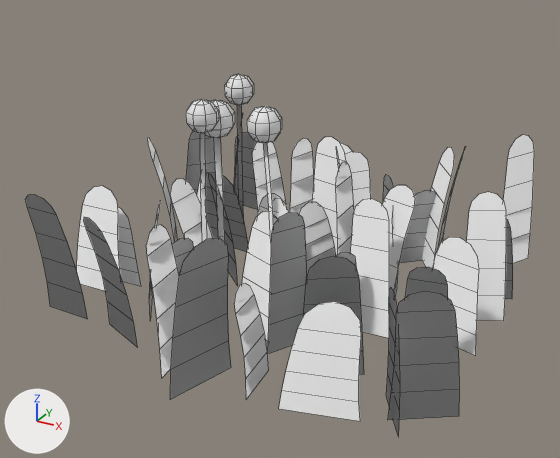
The FBX model Assets/Models/Tile/Grass/grass_thin_1.fbx as it was, and as the next commit left it.
Both versions are drawn from a 50 mm lens placed at (1.382, -1.19, 1.035), pointed at (0.493, 0.426, 0.226). Every picture has the same lights, and +X, +Y and +Z are marked at lower left. The first picture is the older version. Mesh edges are drawn as thin lines. Where no turn or scale is listed for an object, it has been applied to the vertices.

Script lines for the objects in view, before the commit:
```python
me_grass_thin_1 = bpy.data.meshes.new('grass_thin_1')
me_grass_thin_1.from_pydata(...)  # 919 vertices, 421 faces; spans x -0.079..1.061, y -0.061..1.056, z 0.0..0.586
ob_grass_thin_1 = bpy.data.objects.new('grass_thin_1', me_grass_thin_1)
ob_grass_thin_1.location = (0.0, 0.0, 0.0)
```
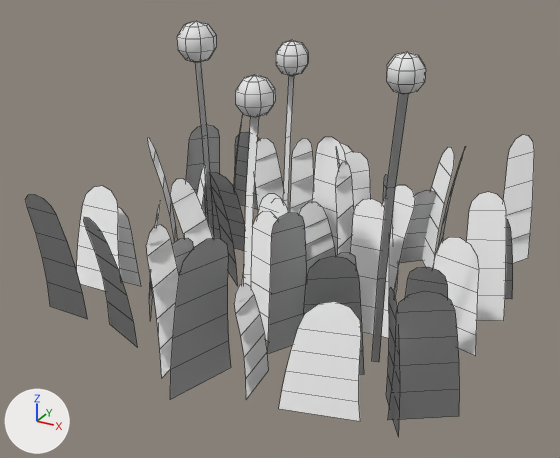
Commit message: Show more flowers on shorter grass so mowing only adds flowers

Diff of the bpy script that builds the scene:
```diff
--- a/Assets/Models/Tile/Grass/grass_thin_1.fbx.py
+++ b/Assets/Models/Tile/Grass/grass_thin_1.fbx.py
@@ me_grass_thin_1 @@
 # used by ob_grass_thin_1; location = (0.0, 0.0, 0.0)
-me_grass_thin_1.from_pydata(...)  # 919 vertices, 421 faces; spans x -0.079..1.061, y -0.061..1.056, z 0.0..0.586
-me_grass_thin_1.vertices[827].co = (0.221, 0.687, 0.0)
-me_grass_thin_1.vertices[828].co = (0.203, 0.691, 0.0)
-me_grass_thin_1.vertices[829].co = (0.22, 0.69, 0.156)  # pixel (243, 202)
-me_grass_thin_1.vertices[830].co = (0.202, 0.693, 0.156)  # pixel (238, 200)
-me_grass_thin_1.vertices[831].co = (0.215, 0.698, 0.313)  # pixel (242, 152)
-me_grass_thin_1.vertices[832].co = (0.198, 0.701, 0.313)  # pixel (237, 151)
-me_grass_thin_1.vertices[833].co = (0.208, 0.712, 0.469)
-me_grass_thin_1.vertices[834].co = (0.191, 0.715, 0.469)
+me_grass_thin_1.from_pydata(...)  # 919 vertices, 421 faces; spans x -0.079..1.061, y -0.061..1.056, z 0.0..0.742
+# me_grass_thin_1 part 1: the loose piece of 34 vertices spanning x 0.485..0.568, y 0.252..0.334, z 0.5..0.586 is scaled about its middle by 1.2, then moved by (-0.278, 0.146, 0.138)
+# me_grass_thin_1 part 2: the loose piece of 34 vertices spanning x 0.276..0.358, y 0.309..0.391, z 0.478..0.564 is scaled about its middle by 1.05, then moved by (0.249, -0.163, 0.115)
+# me_grass_thin_1 part 3: the loose piece of 34 vertices spanning x 0.156..0.243, y 0.669..0.757, z 0.451..0.543 is scaled about its middle by 1.07, then moved by (0.176, -0.004, 0.109)
+# me_grass_thin_1 part 4: the loose piece of 34 vertices spanning x 0.261..0.356, y 0.378..0.473, z 0.444..0.544 is scaled about its middle by 0.849, then moved by (0.554, -0.155, 0.205)
+# me_grass_thin_1 part 5: 24 of 919 vertices moved; they spanned x 0.289..0.565, y 0.282..0.457, z 0.0..0.517 and now span x 0.246..0.871, y 0.184..0.477, z 0.0..0.674; mean shift (0.158, -0.046, 0.076); largest move (0.301, 0.42, 0.464) -> (0.871, 0.274, 0.674)
+# me_grass_thin_1 part 6
+me_grass_thin_1.vertices[827].co = (0.363, 0.68, 0.0)
+me_grass_thin_1.vertices[828].co = (0.37, 0.696, 0.0)
+me_grass_thin_1.vertices[829].co = (0.364, 0.682, 0.192)  # pixel (283, 200)
+me_grass_thin_1.vertices[830].co = (0.371, 0.698, 0.192)  # pixel (288, 199)
+me_grass_thin_1.vertices[831].co = (0.367, 0.689, 0.384)  # pixel (285, 137)
+me_grass_thin_1.vertices[832].co = (0.374, 0.705, 0.384)  # pixel (290, 136)
+me_grass_thin_1.vertices[833].co = (0.372, 0.701, 0.577)
+me_grass_thin_1.vertices[834].co = (0.379, 0.718, 0.577)
+# other edits to the shape of me_grass_thin_1 do not show in these pictures
```

What differs and where, as boxes (x1, y1, x2, y2) in the pictures (560 x 458 px; the box of a moved part takes in the faces that stretch with it):
'grass_thin_1', reshaped (15% taller): before (25, 74, 534, 437); after (25, 21, 534, 437)
part 1 of me_grass_thin_1, moved or reshaped: before (247, 106, 282, 143); after (177, 21, 216, 63)
part 2 of me_grass_thin_1, moved or reshaped: before (186, 99, 219, 133); after (235, 75, 275, 117)
part 3 of me_grass_thin_1, moved or reshaped: before (224, 74, 254, 105); after (276, 40, 308, 76)
part 4 of me_grass_thin_1, moved or reshaped: before (205, 100, 235, 138); after (386, 52, 426, 95)
part 5 of me_grass_thin_1, moved or reshaped: before (200, 133, 274, 242); after (195, 62, 408, 362)
part 6 of me_grass_thin_1, moved or reshaped: before (237, 105, 243, 215); after (283, 75, 294, 208)
